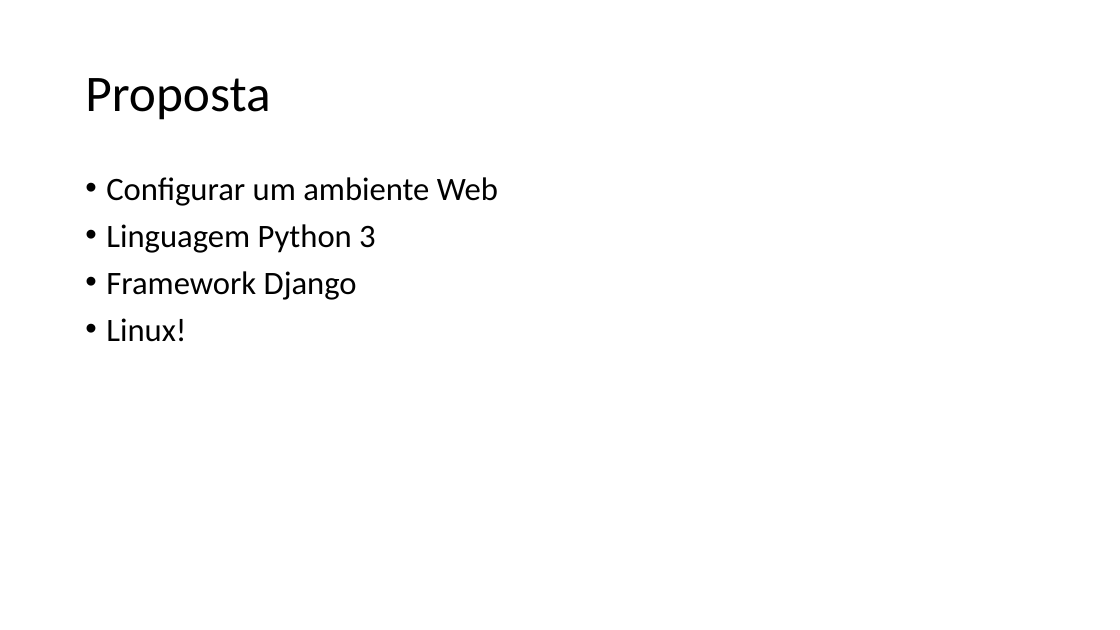
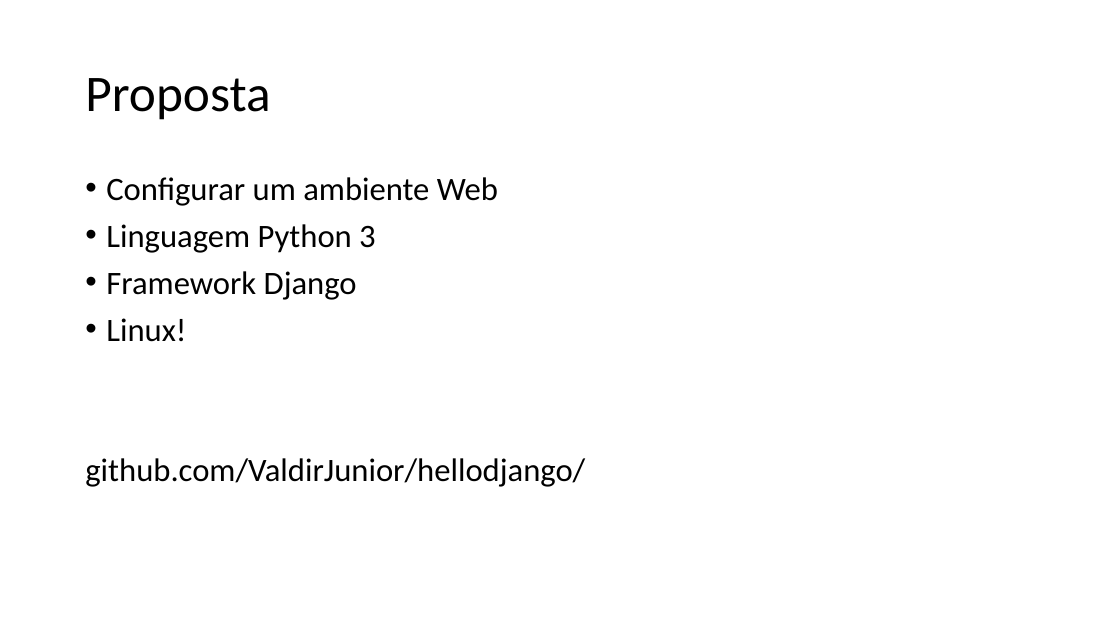
Before and after one commit to ValdirJunior/hellodjango, a slide deck: slide 8 of presentation.pptx. Drawn at 1120x630 pixels with LibreOffice and Linux fonts; fonts in the diff are those of the drawing. Boxes give left, top, right and bottom in pixels: in the first picture for what was removed or moved away, otherwise in the second. Text is boxed around its words. In the diff, an @@ line names an element or a change of style, - is before the commit and + after.

```diff
--- a/presentation.pptx
+++ b/presentation.pptx
@@ text at [85,458,585,487]: paragraph added @@
+github.com/ValdirJunior/hellodjango/
```
Also in this commit, not shown: 1 other slide changed.
